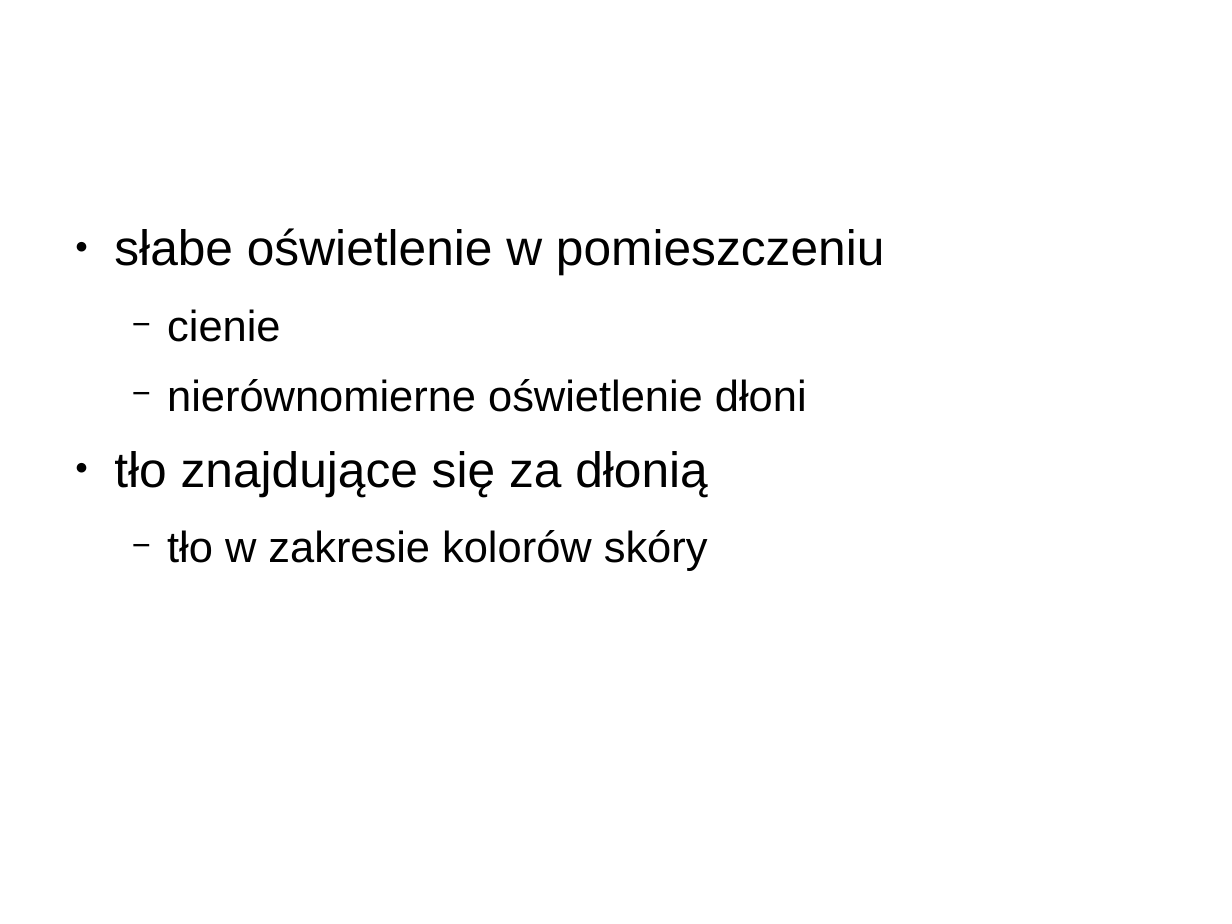
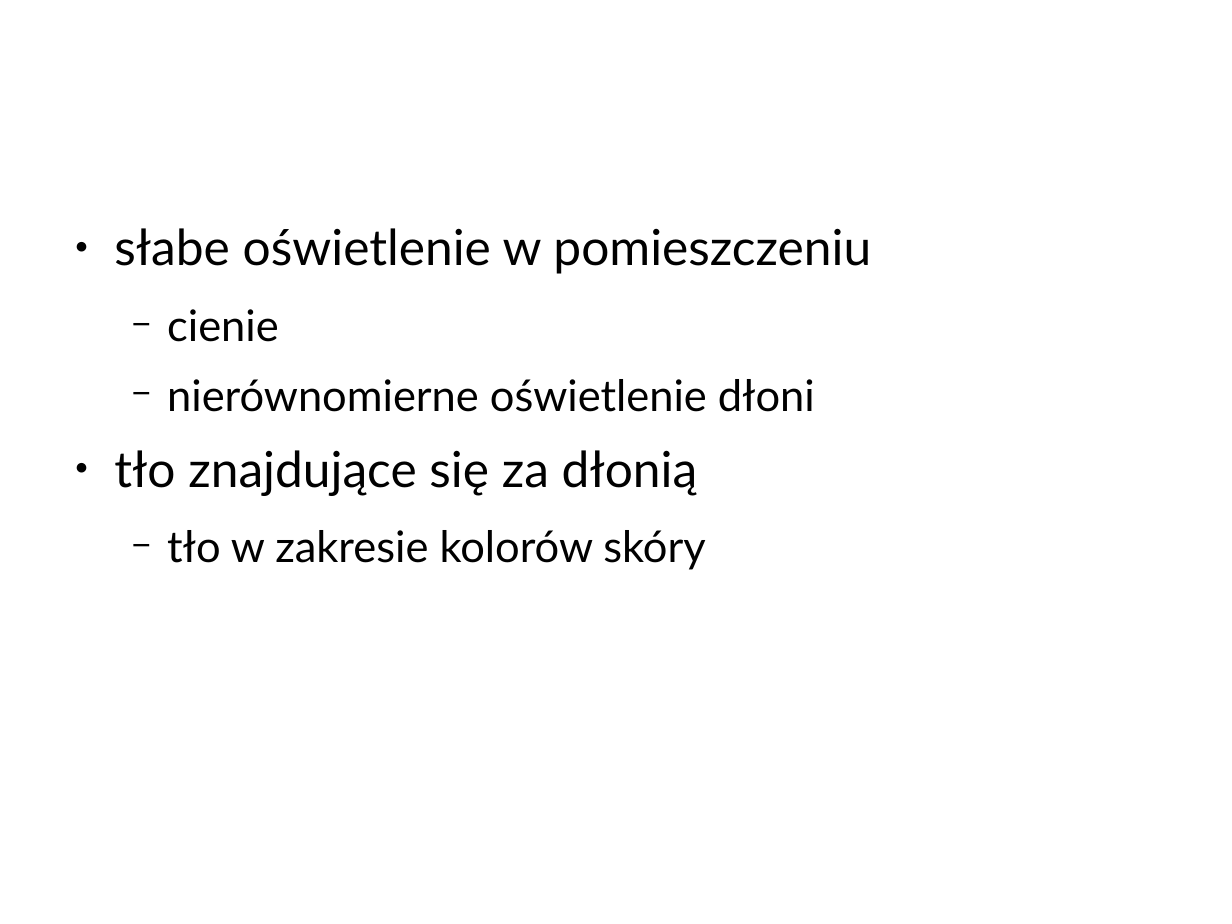
Before and after one commit to hateom/si-air, a slide deck: slide 9 of doc/prezentacja_v2.odp. Drawn at 1232x924 pixels with LibreOffice and Linux fonts; fonts in the diff are those of the drawing; background and template pictures are left out. Boxes give left, top, right and bottom in pixels: in the first picture for what was removed or moved away, otherwise in the second. Text is boxed around its words. In the diff, an @@ line names an element or a change of style, - is before the commit and + after.

```diff
--- a/doc/prezentacja_v2.odp
+++ b/doc/prezentacja_v2.odp
@@ text "słabe oświetlenie w pomieszczeniu" at bbox=[114, 228, 871, 570]: font Arial to Lato @@
```
Also in this commit, not shown: 2 other slides changed.
